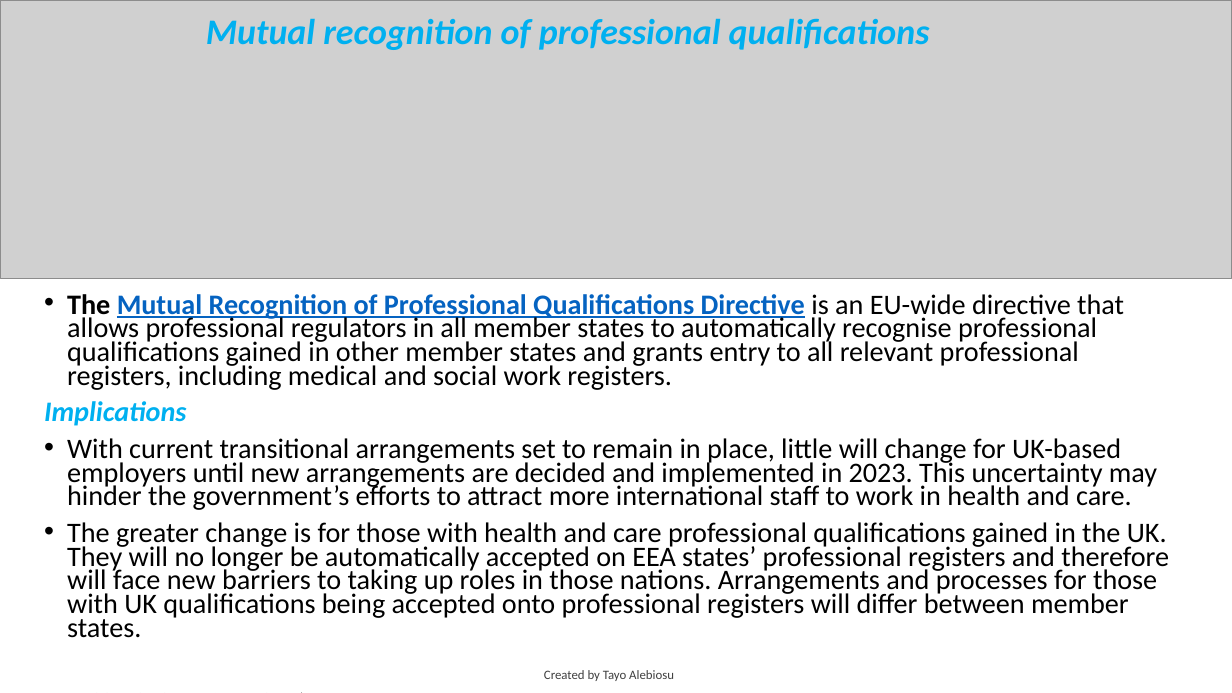
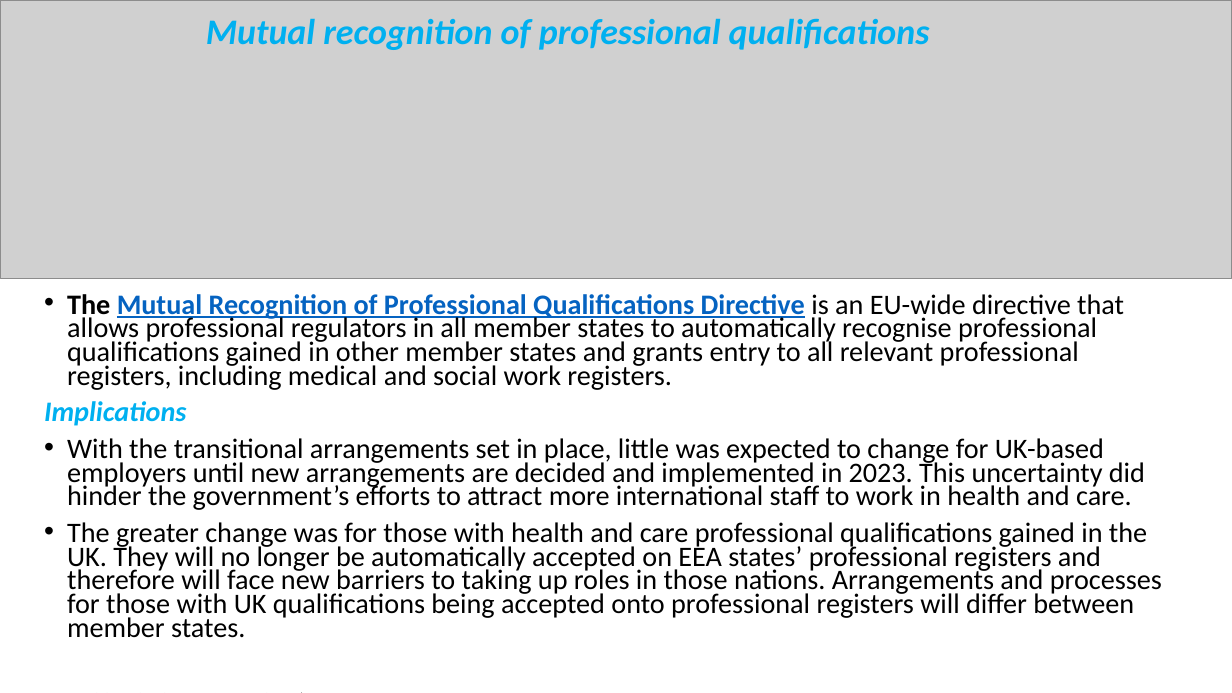
Before and after one commit to Chandy68/new-portal.lsclondon.co.uk-administrator, a slide deck: slide 17 of templates/ncd_fdhsc_ci/LSC-CSI-WEEK-2.pptx. Drawn at 1232x693 pixels with LibreOffice and Linux fonts; fonts in the diff are those of the drawing; grey boxes stand for pictures. Boxes give left, top, right and bottom in pixels: in the first picture for what was removed or moved away, otherwise in the second. Text is boxed around its words. In the diff, an @@ line names an element or a change of style, - is before the commit and + after.

```diff
--- a/templates/ncd_fdhsc_ci/LSC-CSI-WEEK-2.pptx
+++ b/templates/ncd_fdhsc_ci/LSC-CSI-WEEK-2.pptx
@@ text at (67,438,1162,638): text changed @@
-• With current transitional arrangements set to remain in place, little will change for UK-based employers until new arrangements are decided and implemented in 2023. This uncertainty may hinder the government’s efforts to attract more international staff to work in health and care.
-• The greater change is for those with health and care professional qualifications gained in the UK. They will no longer be automatically accepted on EEA states’ professional registers and therefore will face new barriers to taking up roles in those nations. Arrangements and processes for those with UK qualifications being accepted onto professional registers will differ between member states.
+• With the transitional arrangements set in place, little was expected to change for UK-based employers until new arrangements are decided and implemented in 2023. This uncertainty did hinder the government’s efforts to attract more international staff to work in health and care.
+• The greater change was for those with health and care professional qualifications gained in the UK. They will no longer be automatically accepted on EEA states’ professional registers and therefore will face new barriers to taking up roles in those nations. Arrangements and processes for those with UK qualifications being accepted onto professional registers will differ between member states.
@@ text removed at (544,670,674,681) @@
-Created by Tayo Alebiosu
```
Also in this commit, not shown: 22 other slides changed, 2 slides removed, 2 other files.
